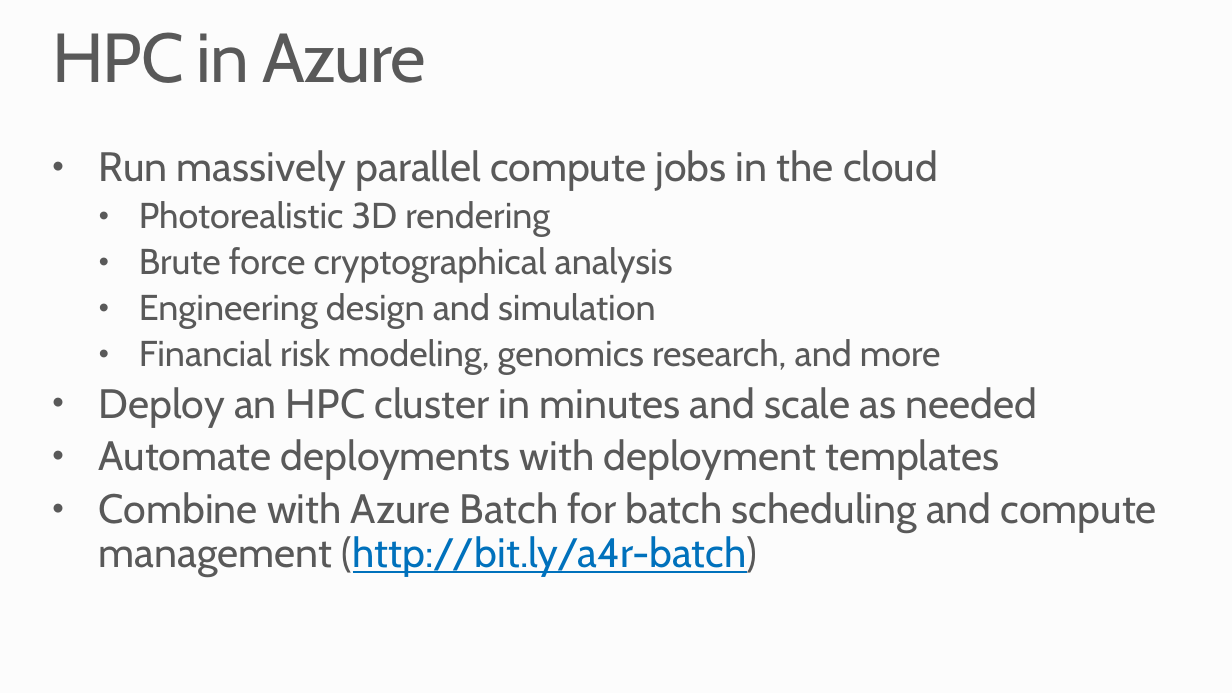
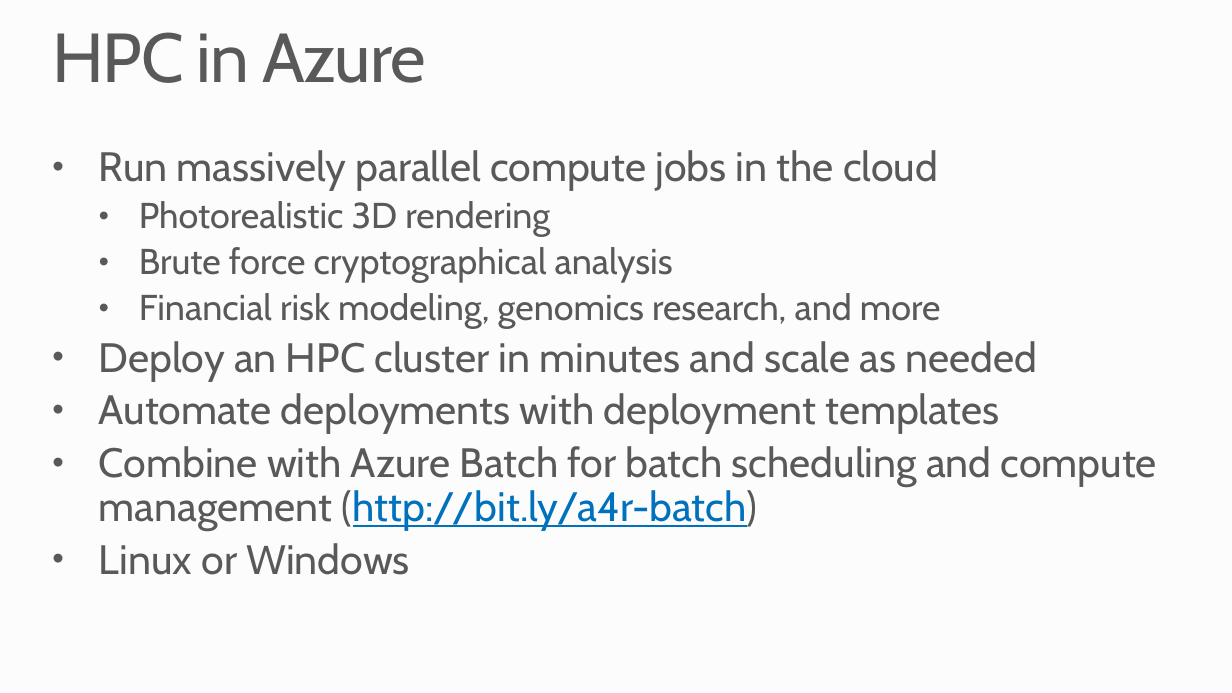
Before and after one commit to MSRConnections/Azure-training-course, a slide deck: slide 2 of Content/High-Performance Computing/Azure High-Performance Computing.pptx. Drawn at 1232x693 pixels with LibreOffice and Linux fonts; fonts in the diff are those of the drawing; background and template pictures are left out. Boxes give left, top, right and bottom in pixels: in the first picture for what was removed or moved away, otherwise in the second. Text is boxed around its words. In the diff, an @@ line names an element or a change of style, - is before the commit and + after.

Commit message:
Updated HPC slides

```diff
--- a/Content/High-Performance Computing/Azure High-Performance Computing.pptx
+++ b/Content/High-Performance Computing/Azure High-Performance Computing.pptx
@@ text at bbox=[139, 293, 656, 329]: paragraph removed @@
-  • Engineering design and simulation
@@ text at bbox=[99, 543, 409, 575]: paragraph added @@
+• Linux or Windows
```
Also in this commit, not shown: 1 other slide changed, 2 slides added, 1 slide removed.
